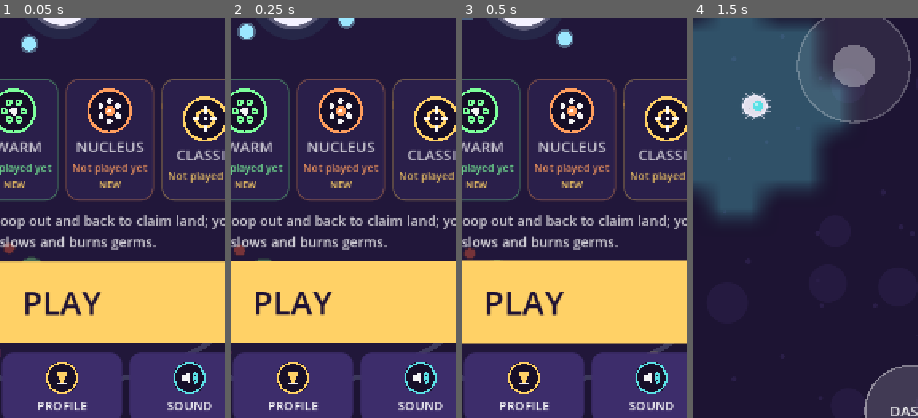
Above: before the commit, frames 1-4 (left to right).
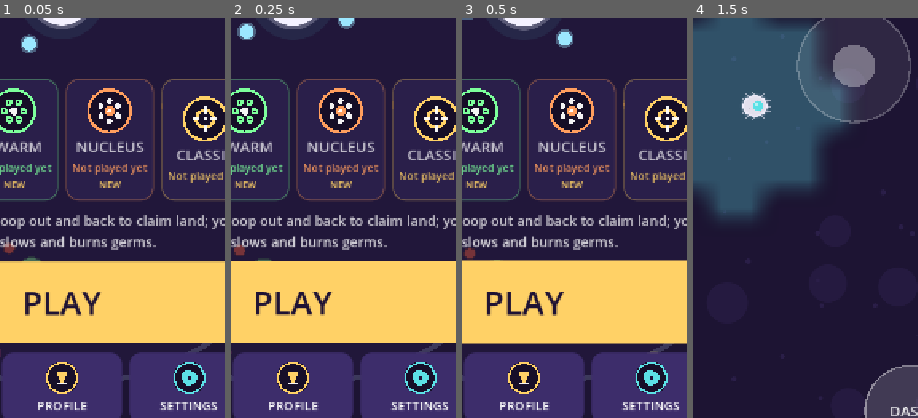
Above: after the commit, the same moments.

Repository: yousufkamran222-code/survivor-lite
Game: Godot game, scene res://scenes/main.tscn
Two runs of this game, one before a commit and one after it. Both use one fixed random seed, a clock stepped at 60 frames per second and the inputs below.
Inputs (mouse positions are % of the whole screen's width and height, from its top left):
- Up to frame 1 (0.05 s): no input
- Up to frame 2 (0.25 s): no input
- Up to frame 3 (0.5 s): no input
- Up to frame 4 (1.5 s): click "PLAY" at 0.5 s; tap Enter at 1.25 s; move the mouse to (72, 45) at 1.27 s; hold D from 1.28 s (still down); tap E at 1.35 s; click (72, 45) at 1.42 s
The pictures show only the part of the screen within x 36-86%, y 39-89%; the shares and areas given below are measured in that part.

The runs differ from the first frame. In frame 1, 0.5% of the frame differs, in the area x 70-97%, y 88-98%; in frame 2, 0.5%; in frame 3, 0.5%; in frame 4, nothing differs.

Commit message:
Polish Phase 4: generated music and a Settings screen
- Music generated by tools/build_assets.py (own RNG, sound effects
  unchanged): a calm menu loop, and the run in two synced layers; the
  drive layer (drums + bright arpeggio) fades in with intensity (run clock,
  Nucleus waves, bosses). Seamless loops, QOA-compressed on import.
- Music and SFX buses; music ducks under big sounds.
- Settings (menu tile + pause): music/effects volume, vibration, screen
  shake, frame rate (Battery 30 / 60 / Max), show FPS. Stored in
  profile.settings (no save-format change); old mute -> volumes 0.
- All vibration goes through Sfx.vibrate (respects the setting).
- Perf readout timers reset while not playing.
No gameplay change. 121 tests pass.

Co-Authored-By: Claude Opus 5.5 <noreply@anthropic.com>
Claude-Session: https://claude.ai/code/session_01Gsp3VoJ3zGpAvdK2aQa9r5

Diff:
--- a/scripts/autoload/save_service.gd
+++ b/scripts/autoload/save_service.gd
@@ -31,6 +31,25 @@
 var mode: String:
 	get: return str(profile.settings.get("mode", "infection"))
 	set(v): profile.settings["mode"] = v
+# Settings (stored in profile.settings, a free-form dict: no format change).
+var music_volume: float:
+	get: return float(profile.settings.get("music_volume", 0.7))
+	set(v): profile.settings["music_volume"] = clampf(v, 0.0, 1.0)
+var sfx_volume: float:
+	get: return float(profile.settings.get("sfx_volume", 1.0))
+	set(v): profile.settings["sfx_volume"] = clampf(v, 0.0, 1.0)
+var vibration: bool:
+	get: return bool(profile.settings.get("vibration", true))
+	set(v): profile.settings["vibration"] = v
+var shake: float:  # screen-shake strength: 0, 0.5, 1, 1.5
+	get: return float(profile.settings.get("shake", 1.0))
+	set(v): profile.settings["shake"] = v
+var fps_cap: int:  # 0 = the screen's max, else 60 or 30
+	get: return int(profile.settings.get("fps_cap", 0))
+	set(v): profile.settings["fps_cap"] = v
+var show_fps: int:  # -1 = use balance.json debug.show_perf, 0 off, 1 on
+	get: return int(profile.settings.get("show_fps", -1))
+	set(v): profile.settings["show_fps"] = v
 var runs: int:
 	get: return int(profile.stats.runs)
 var deaths: int:
--- a/scripts/autoload/sfx.gd
+++ b/scripts/autoload/sfx.gd
@@ -1,7 +1,10 @@
 extends Node
-## Sound effects (autoload "Sfx"). Sounds are generated by tools/build_assets.py
-## into assets/processed/sfx/. A small player pool plus per-sound rate limits
-## keeps big fights from turning into noise.
+## Sound effects and music (autoload "Sfx"). Everything is generated by
+## tools/build_assets.py into assets/processed/sfx/ and /music/. A small
+## player pool plus per-sound rate limits keeps big fights from turning into
+## noise. Music and effects play on their own buses ("Music", "SFX") so the
+## Settings volumes are just bus volumes. Also owns vibration (respects the
+## Vibration setting).
 
 const SOUNDS := {
 	"shoot": preload("res://assets/processed/sfx/shoot.wav"),
@@ -31,22 +34,118 @@
 const MIN_GAP_MS := {"shoot": 70, "hit": 45, "kill": 40, "kill2": 40, "pickup": 35, "chain": 80, "click": 40, "convert": 90}
 const VOLUME_DB := {"shoot": -14.0, "hit": -12.0, "kill": -9.0, "kill2": -9.0, "pickup": -13.0, "chain": -10.0}
 
+const MUSIC := {
+	"menu": preload("res://assets/processed/music/menu.wav"),
+	"run_base": preload("res://assets/processed/music/run_base.wav"),
+	"run_drive": preload("res://assets/processed/music/run_drive.wav"),
+}
+const MUSIC_DB := -8.0  # music sits under the effects
+const DUCK_DB := -7.0
+
 var _players: Array[AudioStreamPlayer] = []
 var _last := {}
 var _next := 0
+var _music_a: AudioStreamPlayer  # menu loop, or the run's base layer
+var _music_b: AudioStreamPlayer  # the run's drive layer (faded by intensity)
+var _track := ""
+var _intensity := 0.0  # target 0..1
+var _drive := 0.0  # smoothed
+var _duck := 0.0  # 0..1, decays
+var _music_bus := -1
+var _sfx_bus := -1
 
 
 func _ready() -> void:
 	process_mode = Node.PROCESS_MODE_ALWAYS
+	_music_bus = _bus("Music")
+	_sfx_bus = _bus("SFX")
 	for i in 10:
 		var p := AudioStreamPlayer.new()
+		p.bus = "SFX"
 		add_child(p)
 		_players.append(p)
+	_music_a = AudioStreamPlayer.new()
+	_music_b = AudioStreamPlayer.new()
+	for m in [_music_a, _music_b]:
+		m.bus = "Music"
+		add_child(m)
+	apply_settings()
+
+
+func _bus(bus_name: String) -> int:
+	var i := AudioServer.get_bus_index(bus_name)
+	if i < 0:
+		AudioServer.add_bus()
+		i = AudioServer.bus_count - 1
+		AudioServer.set_bus_name(i, bus_name)
+		AudioServer.set_bus_send(i, "Master")
+	return i
+
+
+## Re-reads the Settings volumes (0..1) and the mute flag.
+func apply_settings() -> void:
+	AudioServer.set_bus_volume_db(_sfx_bus, linear_to_db(maxf(Save.sfx_volume, 0.0001)))
+	AudioServer.set_bus_mute(_sfx_bus, Save.muted or Save.sfx_volume <= 0.001)
+	AudioServer.set_bus_mute(_music_bus, Save.muted or Save.music_volume <= 0.001)
+	_apply_music_volume()
+
+
+func _apply_music_volume() -> void:
+	var v := linear_to_db(maxf(Save.music_volume, 0.0001)) + MUSIC_DB + DUCK_DB * _duck
+	AudioServer.set_bus_volume_db(_music_bus, v)
+
+
+## "menu" or "run" (two synced layers); "" stops the music.
+func play_music(track: String) -> void:
+	if track == _track:
+		return
+	_track = track
+	_music_a.stop()
+	_music_b.stop()
+	match track:
+		"menu":
+			_music_a.stream = MUSIC.menu
+			_music_a.volume_db = 0.0
+			_music_a.play()
+		"run":
+			_music_a.stream = MUSIC.run_base
+			_music_b.stream = MUSIC.run_drive
+			_music_a.volume_db = 0.0
+			_drive = 0.0
+			_music_b.volume_db = -60.0
+			_music_a.play()
+			_music_b.play()  # same length and tempo: they stay in sync
+
+
+## How intense the run is right now (0..1): fades the drive layer in.
+func set_intensity(x: float) -> void:
+	_intensity = clampf(x, 0.0, 1.0)
+
+
+## Briefly dips the music under a big sound (boss, bomb, death, ...).
+func duck() -> void:
+	_duck = 1.0
+
+
+func _process(delta: float) -> void:
+	if _track == "run":
+		_drive = move_toward(_drive, _intensity, delta * 0.5)
+		_music_b.volume_db = linear_to_db(maxf(_drive, 0.001))
+	if _duck > 0.0:
+		_duck = maxf(0.0, _duck - delta * 2.5)
+		_apply_music_volume()
+
+
+func vibrate(ms: int) -> void:
+	if Save.vibration:
+		Input.vibrate_handheld(ms)
 
 
 func play(name: String, pitch_jitter: float = 0.08, pitch: float = 1.0) -> void:
 	if Save.muted or not SOUNDS.has(name):
 		return
+	if name in ["boss", "bomb", "death", "evolve"]:
+		duck()
 	var now := Time.get_ticks_msec()
 	if now - int(_last.get(name, -100000)) < int(MIN_GAP_MS.get(name, 0)):
 		return
--- a/scripts/game/main.gd
+++ b/scripts/game/main.gd
@@ -110,6 +110,14 @@
 	_results = UiKit.overlay(ui_root)
 	_pause = UiKit.overlay(ui_root)
 	_chest = UiKit.overlay(ui_root, 0.8)
+	if Save.muted:
+		# The old SOUND button was a mute toggle; the Settings sliders replace
+		# it, so carry "muted" over as both volumes at 0 (visible, fixable).
+		Save.muted = false
+		Save.music_volume = 0.0
+		Save.sfx_volume = 0.0
+		Save.write()
+	_apply_settings()
 	_victory = UiKit.overlay(ui_root, 0.8)
 	_show_menu()
 
@@ -209,6 +217,10 @@
 ## steps (which made slow frames slower: the "spiral").
 func _process(delta: float) -> void:
 	if screen != "playing" or world == null:
+		# Not stepping: drop the CPU timers so the perf readout stays honest.
+		view.cpu_ms = 0.0
+		hud.cpu_ms = 0.0
+		SpriteBatch.draw_ms = 0.0
 		return
 	if hitstop > 0.0:
 		hitstop -= delta
@@ -225,6 +237,7 @@
 	_handle_events(world.events)
 	view.consume(world.events)
 	world.events.clear()
+	Sfx.set_intensity(_music_intensity())
 	view.cpu_ms += SpriteBatch.draw_ms  # batched sprite layers count as view too
 	SpriteBatch.draw_ms = 0.0
 	hud.view_ms = lerpf(hud.view_ms, view.cpu_ms, 0.1)
@@ -268,7 +281,7 @@
 			"hurt":
 				Sfx.play("hurt")
 				hitstop = maxf(hitstop, float(bal.juice.hitstop_hurt_s))
-				Input.vibrate_handheld(40)
+				Sfx.vibrate(40)
 			"level_gained":
 				Sfx.play("level_up", 0.0)
 				hud.notice("LEVEL %d  +1 upgrade" % ev.level)
@@ -286,12 +299,12 @@
 				Analytics.event("boss_killed", {"t": int(world.time)})
 			"death":
 				Sfx.play("death", 0.0)
-				Input.vibrate_handheld(200)
+				Sfx.vibrate(200)
 			"dash":
 				Sfx.play("dash")
 			"claim":
 				Sfx.play("claim", 0.05)
-				Input.vibrate_handheld(30)
+				Sfx.vibrate(30)
 				if ev.tiles >= 25:
 					hud.toast("CLAIMED +%d%%" % maxi(1, roundi(float(ev.tiles) / world.terr.dish_count * 100.0)), pal.player_nucleus, 1.2)
 			"convert":
@@ -309,7 +322,7 @@
 				hud.toast("ELITE GERM!", hud.elite_color, 1.8)
 			"elite_killed":
 				Sfx.play("boss", 0.1)
-				Input.vibrate_handheld(60)
+				Sfx.vibrate(60)
 				hitstop = maxf(hitstop, float(bal.juice.get("hitstop_elite_s", 0.0)))
 			"evolution_ready":
 				hud.toast("EVOLUTION READY", pal.ui_accent, 2.4)
@@ -317,7 +330,7 @@
 			"wave_start":
 				if ev.boss:
 					Sfx.play("boss", 0.0)
-					Input.vibrate_handheld(120)
+					Sfx.vibrate(120)
 					view.add_shake(10.0)
 					hud.toast("MOTHER CELL!", pal.player_hurt, 2.2)
 				else:
@@ -335,12 +348,12 @@
 				Sfx.play("hurt", 0.2, 0.7)
 			"tower_built", "tower_upgraded":
 				Sfx.play("upgrade", 0.0, 1.0 + 0.08 * ev.level)
-				Input.vibrate_handheld(40)
+				Sfx.vibrate(40)
 				hud.toast("%s %s" % [str(ev.name).to_upper(), "BUILT" if ev.type == "tower_built" else "LV %d" % ev.level], GameData.color(ev.color), 1.4)
 				Analytics.event("tower_build", {"level": ev.level, "wave": world.wave})
 			"player_down":
 				Sfx.play("death", 0.0)
-				Input.vibrate_handheld(200)
+				Sfx.vibrate(200)
 			"respawn":
 				Sfx.play("heal", 0.0)
 			"pickup_item":
@@ -354,8 +367,20 @@
 					"bomb":
 						Sfx.play("bomb", 0.0)
 						hud.toast("BOOM!", pal.enemy_shot, 1.2)
-						Input.vibrate_handheld(120)
+						Sfx.vibrate(120)
 				Analytics.event("pickup", {"kind": ev.kind, "t": int(world.time)})
+
+
+## How hard the run is pushing right now (fades the music's drive layer in):
+## the clock in timed modes, the waves in Nucleus, full for bosses.
+func _music_intensity() -> float:
+	if world.boss_index >= 0 or world.free_mode:
+		return 1.0
+	if world.def_on:
+		if world.wave_state == "breather":
+			return 0.15
+		return 0.35 + 0.65 * float(world.wave) / maxf(world.wave_count, 1)
+	return clampf(world.time / (world.run_length * 0.7), 0.15, 1.0)
 
 
 ## Kill sound climbs in pitch while kills keep chaining (cosmetic streak;
@@ -370,7 +395,7 @@
 	hud.set_streak(_streak)
 	if _streak in [25, 50, 100, 200, 400]:
 		Sfx.play("chest", 0.0, 1.1)
-		Input.vibrate_handheld(30)
+		Sfx.vibrate(30)
 
 
 func _start_run() -> void:
@@ -380,6 +405,8 @@
 	hud.world = world
 	hitstop = 0.0
 	_slowmo = 0.0
+	Sfx.play_music("run")
+	Sfx.set_intensity(0.0)
 	_streak = 0
 	hud.set_streak(0)
 	Analytics.event("run_start", {"run": Save.runs + 1, "mode": _current_mode().id})
@@ -393,11 +420,7 @@
 
 func _set_screen(s: String) -> void:
 	screen = s
-	# Battery: only gameplay runs at the screen's full rate (90/120 Hz).
-	# Menus and pickers still animate smoothly at 60; pause barely moves.
-	Engine.max_fps = int(bal.perf.get("menu_max_fps", 60)) if s != "playing" else 0
-	if s == "paused":
-		Engine.max_fps = int(bal.perf.get("pause_max_fps", 30))
+	_apply_fps()
 	var in_run := s in ["playing", "levelup", "chest", "dead", "paused", "defense_won"]
 	hud.visible = in_run
 	pause_btn.visible = s == "playing"
@@ -406,6 +429,27 @@
 		_release_stick()
 
 
+## Battery: gameplay runs at the Frame rate setting (Max = the screen's
+## full 90/120 Hz); menus and pickers at most 60; pause barely moves.
+func _apply_fps() -> void:
+	var cap := Save.fps_cap  # 0 = max
+	var limit := cap
+	if screen == "paused":
+		limit = int(bal.perf.get("pause_max_fps", 30))
+	elif screen != "playing":
+		var menu_cap := int(bal.perf.get("menu_max_fps", 60))
+		limit = menu_cap if cap == 0 else mini(cap, menu_cap)
+	Engine.max_fps = limit
+
+
+## Re-applies everything the Settings screen controls.
+func _apply_settings() -> void:
+	Sfx.apply_settings()
+	hud.show_perf = Save.show_fps == 1 or (Save.show_fps == -1 and bool(bal.get("debug", {}).get("show_perf", false)))
+	view.shake_setting = Save.shake
+	_apply_fps()
+
+
 func _hide_all() -> void:
 	for o in [_menu, _levelup, _dead, _results, _pause, _chest, _victory]:
 		o[0].visible = false
@@ -414,6 +458,7 @@
 # ------------------------------------------------------------------- menu
 
 func _show_menu() -> void:
+	Sfx.play_music("menu")
 	_hide_all()
 	_set_screen("menu")
 	_menu_bg.visible = true
@@ -469,7 +514,7 @@
 	bottom.add_theme_constant_override("separation", 12)
 	bottom.add_child(_tile_button("gold", pal.ui_accent, "UPGRADES", _show_shop))
 	bottom.add_child(_tile_button("trophy", pal.ui_accent, "PROFILE", _show_profile))
-	bottom.add_child(_tile_button("sound_off" if Save.muted else "sound_on", pal.player_nucleus, "SOUND", _toggle_mute))
+	bottom.add_child(_tile_button("settings", pal.player_nucleus, "SETTINGS", _show_settings))
 	col.add_child(bottom)
 	# The build label doubles as the hidden benchmark trigger (tap 5 times).
 	var build := UiKit.label(_build_label(), 16, Color(pal.text, 0.35))
@@ -672,12 +717,6 @@
 	return float(bal.run_length_s)
 
 
-func _toggle_mute() -> void:
-	Save.muted = not Save.muted
-	Save.write()
-	_show_menu()
-
-
 # --------------------------------------------------------------- level-up
 
 func _show_levelup() -> void:
@@ -738,7 +777,7 @@
 	_set_screen("chest")
 	var rewards: Array = world.chest_rewards.duplicate()
 	Sfx.play("chest", 0.0)
-	Input.vibrate_handheld(50)
+	Sfx.vibrate(50)
 	Analytics.event("chest_open", {"items": rewards.size(), "t": int(world.time)})
 	var col: VBoxContainer = _chest[1]
 	UiKit.clear(col)
@@ -809,7 +848,7 @@
 		slots[k].add_theme_font_size_override("font_size", 40 if evo else 32)
 		if evo:
 			Sfx.play("evolve", 0.0)
-			Input.vibrate_handheld(150)
+			Sfx.vibrate(150)
 			view.add_shake(14.0)
 			Analytics.event("evolution", {"id": r.id, "t": int(world.time)})
 		else:
@@ -969,12 +1008,33 @@
 	if screen != "playing":
 		return
 	_set_screen("paused")
+	Sfx.set_intensity(0.0)
+	_build_pause()
+
+
+func _build_pause() -> void:
 	var col: VBoxContainer = _pause[1]
 	UiKit.clear(col)
 	col.add_child(UiKit.label("PAUSED", 56, pal.ui_accent))
 	col.add_child(UiKit.button("RESUME", _resume, 120))
+	col.add_child(UiKit.button("SETTINGS", func() -> void:
+		UiKit.clear(col)
+		col.add_child(_settings_screen(_build_pause)), 90))
 	col.add_child(UiKit.button("Quit run", func() -> void: _show_results(false), 80))
 	_pause[0].visible = true
+
+
+func _settings_screen(back: Callable) -> SettingsScreen:
+	var st := SettingsScreen.new()
+	st.setup(pal, _apply_settings, back, bool(bal.get("debug", {}).get("show_perf", false)))
+	return st
+
+
+func _show_settings() -> void:
+	_menu_bg.show_hero = false
+	var col: VBoxContainer = _menu[1]
+	UiKit.clear(col)
+	col.add_child(_settings_screen(_show_menu))
 
 
 func _resume() -> void:
@@ -991,7 +1051,7 @@
 		_countdown = n
 		if n >= 1 and n <= 3:
 			Sfx.play("click", 0.0, 1.6 - 0.15 * n)
-			Input.vibrate_handheld(15)
+			Sfx.vibrate(15)
 
 
 ## Tower bar tap (or keys 1-4): build on the empty pad you're standing on.
@@ -999,14 +1059,14 @@
 func _build_tower(t: int) -> void:
 	if not world.build_tower(t):
 		Sfx.play("deny", 0.0)
-		Input.vibrate_handheld(25)
+		Sfx.vibrate(25)
 
 
 ## Wave 12 cleared: take the win or keep going into endless waves.
 func _show_defense_won() -> void:
 	_set_screen("defense_won")
 	Sfx.play("evolve", 0.0)
-	Input.vibrate_handheld(150)
+	Sfx.vibrate(150)
 	var col: VBoxContainer = _victory[1]
 	UiKit.clear(col)
 	var head := UiKit.label("NUCLEUS DEFENDED!", 56, pal.ui_accent)
--- a/scripts/game/world_view.gd
+++ b/scripts/game/world_view.gd
@@ -49,6 +49,7 @@
 var _num_by_uid := {}  # enemy uid -> its live damage number (merging)
 var _sparks_left := 0  # hit sparks still allowed this frame
 var _shake_t := 0.0
+var shake_setting := 1.0  # Settings → Screen shake (0, 0.5, 1, 1.5)
 var _cell_tex: Texture2D
 var _disc_tex: Texture2D
 var _face := 0.0  # smoothed facing angle (visual only; World's aim snaps)
@@ -272,7 +273,7 @@
 	shake = maxf(0.0, shake - float(juice.shake_decay) * delta)
 	_shake_t += delta
 	var off := Vector2(sin(_shake_t * 47.0) * 0.6 + sin(_shake_t * 21.0 + 1.7) * 0.4,
-		cos(_shake_t * 43.0) * 0.6 + sin(_shake_t * 19.0 + 0.4) * 0.4) * shake * float(juice.get("shake_mult", 1.0))
+		cos(_shake_t * 43.0) * 0.6 + sin(_shake_t * 19.0 + 0.4) * 0.4) * shake * float(juice.get("shake_mult", 1.0)) * shake_setting
 	cam.position = (world.core_pos if world.p_down > 0.0 else world.p_pos) + off
 	var vp := get_viewport_rect().size
 	var view := Rect2(cam.position - vp / 2.0, vp).grow(80)
--- a/scripts/ui/icon_art.gd
+++ b/scripts/ui/icon_art.gd
@@ -152,6 +152,14 @@
 			for d in [Vector2.UP, Vector2.DOWN, Vector2.LEFT, Vector2.RIGHT]:
 				ci.draw_line(c + d * k * 0.45, c + d * k * 1.0, w, lw)
 			ci.draw_circle(c, k * 0.14, w)
+		"settings":
+			# A cog: ring with teeth and a hole.
+			for t in 8:
+				var a := TAU * t / 8.0
+				var d := Vector2(cos(a), sin(a))
+				ci.draw_line(c + d * k * 0.45, c + d * k * 0.88, col, lw * 2.2)
+			ci.draw_circle(c, k * 0.62, col)
+			ci.draw_circle(c, k * 0.26, Color(0.12, 0.08, 0.22))
 		"trophy":
 			ci.draw_colored_polygon(PackedVector2Array([c + Vector2(-k * 0.6, -k * 0.75), c + Vector2(k * 0.6, -k * 0.75), c + Vector2(k * 0.4, -k * 0.05), c + Vector2(-k * 0.4, -k * 0.05)]), col)
 			ci.draw_circle(c + Vector2(0, -k * 0.1), k * 0.4, col)
--- a/scripts/ui/meta_shop.gd
+++ b/scripts/ui/meta_shop.gd
@@ -343,7 +343,7 @@
 	if spent <= 0:
 		# Can't afford: a soft "nope" and a head-shake.
 		Sfx.play("deny", 0.0)
-		Input.vibrate_handheld(25)
+		Sfx.vibrate(25)
 		var x0 := b.position.x
 		var tw := b.create_tween()
 		for dx in [14.0, -12.0, 8.0, -5.0, 0.0]:
@@ -355,10 +355,10 @@
 	Analytics.event("meta_buy", {"id": m.id, "level": lv})
 	if maxed:
 		Sfx.play("evolve", 0.0)
-		Input.vibrate_handheld(120)
+		Sfx.vibrate(120)
 	else:
 		Sfx.play("upgrade", 0.0, 1.0 + 0.035 * lv)
-		Input.vibrate_handheld(35)
+		Sfx.vibrate(35)
 	_fill_popup(lv - 1)
 	_tween_gold(gold_before, Save.gold)
 	# Let the rebuilt popup lay out (containers sort a frame late).
--- /dev/null
+++ b/scripts/ui/settings_screen.gd
@@ -0,0 +1,140 @@
+class_name SettingsScreen
+extends VBoxContainer
+## Settings (from the main menu and the pause screen): music and effects
+## volume, vibration, screen shake, frame rate and the FPS readout. Values
+## live in Save (profile.settings) and apply immediately through `on_change`;
+## they're written to disk when the screen closes.
+
+var pal: Dictionary
+var on_change: Callable  # Main re-applies settings (fps cap, shake, fps readout)
+var on_back: Callable
+var debug_fps_default := false
+
+
+func setup(palette: Dictionary, changed: Callable, back: Callable, fps_default: bool) -> void:
+	pal = palette
+	on_change = changed
+	on_back = back
+	debug_fps_default = fps_default
+	custom_minimum_size = Vector2(600, 0)
+	add_theme_constant_override("separation", 16)
+	_build()
+
+
+func _build() -> void:
+	UiKit.clear(self)
+	add_child(UiKit.label("SETTINGS", 52, pal.ui_accent))
+	add_child(_slider_row("Music", Save.music_volume, func(v: float) -> void:
+		Save.music_volume = v
+		Sfx.apply_settings()))
+	add_child(_slider_row("Effects", Save.sfx_volume, func(v: float) -> void:
+		Save.sfx_volume = v
+		Sfx.apply_settings()
+		Sfx.play("pickup", 0.0)))
+	add_child(_choice_row("Vibration", ["Off", "On"], 1 if Save.vibration else 0, func(i: int) -> void:
+		Save.vibration = i == 1
+		Sfx.vibrate(40)))
+	var shakes := [0.0, 0.5, 1.0, 1.5]
+	add_child(_choice_row("Screen shake", ["Off", "Low", "Normal", "High"], maxi(shakes.find(Save.shake), 0), func(i: int) -> void:
+		Save.shake = shakes[i]))
+	var caps := [30, 60, 0]
+	add_child(_choice_row("Frame rate", ["Battery 30", "60", "Max"], maxi(caps.find(Save.fps_cap), 0), func(i: int) -> void:
+		Save.fps_cap = caps[i]))
+	var fps_on := Save.show_fps == 1 or (Save.show_fps == -1 and debug_fps_default)
+	add_child(_choice_row("Show FPS", ["Off", "On"], 1 if fps_on else 0, func(i: int) -> void:
+		Save.show_fps = i))
+	add_child(UiKit.label("Max uses your screen's full refresh rate (smoothest). Battery 30 saves the most power.", 19, Color(pal.text, 0.55)))
+	add_child(UiKit.button("BACK", func() -> void:
+		Save.write()
+		on_back.call(), 90))
+
+
+func _row_label(text: String) -> Label:
+	var l := UiKit.label(text, 26, pal.text)
+	l.horizontal_alignment = HORIZONTAL_ALIGNMENT_LEFT
+	l.autowrap_mode = TextServer.AUTOWRAP_OFF
+	l.custom_minimum_size = Vector2(190, 0)
+	return l
+
+
+func _slider_row(text: String, value: float, set_value: Callable) -> Control:
+	var h := HBoxContainer.new()
+	h.add_theme_constant_override("separation", 14)
+	h.add_child(_row_label(text))
+	var s := HSlider.new()
+	s.min_value = 0.0
+	s.max_value = 1.0
+	s.step = 0.05
+	s.value = value
+	s.size_flags_horizontal = Control.SIZE_EXPAND_FILL
+	s.size_flags_vertical = Control.SIZE_SHRINK_CENTER
+	s.custom_minimum_size = Vector2(0, 56)
+	var track := StyleBoxFlat.new()
+	track.bg_color = Color(1, 1, 1, 0.15)
+	track.set_corner_radius_all(8)
+	track.content_margin_top = 8
+	track.content_margin_bottom = 8
+	var fill := track.duplicate()
+	fill.bg_color = pal.ui_accent
+	s.add_theme_stylebox_override("slider", track)
+	s.add_theme_stylebox_override("grabber_area", fill)
+	s.add_theme_stylebox_override("grabber_area_highlight", fill)
+	var knob := ImageTexture.create_from_image(_knob_image(40, Color.WHITE))
+	s.add_theme_icon_override("grabber", knob)
+	s.add_theme_icon_override("grabber_highlight", knob)
+	var pct := UiKit.label("%d%%" % roundi(value * 100.0), 22, Color(pal.text, 0.7))
+	pct.autowrap_mode = TextServer.AUTOWRAP_OFF
+	pct.custom_minimum_size = Vector2(70, 0)
+	s.value_changed.connect(func(v: float) -> void:
+		pct.text = "%d%%" % roundi(v * 100.0)
+		set_value.call(v)
+		on_change.call())
+	h.add_child(s)
+	h.add_child(pct)
+	return h
+
+
+func _choice_row(text: String, options: Array, selected: int, pick: Callable) -> Control:
+	var v := VBoxContainer.new()
+	v.add_theme_constant_override("separation", 6)
+	v.add_child(_row_label(text))
+	var h := HBoxContainer.new()
+	h.add_theme_constant_override("separation", 8)
+	var buttons: Array[Button] = []
+	for i in options.size():
+		var b := Button.new()
+		b.text = str(options[i])
+		b.custom_minimum_size = Vector2(0, 64)
+		b.size_flags_horizontal = Control.SIZE_EXPAND_FILL
+		b.add_theme_font_size_override("font_size", 22)
+		b.focus_mode = Control.FOCUS_NONE
+		buttons.append(b)
+		h.add_child(b)
+	var paint := func(sel: int) -> void:
+		for k in buttons.size():
+			var on := k == sel
+			var sb := UiKit._box(pal.ui_accent if on else Color("#3d2d6b"), 14, 8)
+			for st in ["normal", "hover", "pressed"]:
+				buttons[k].add_theme_stylebox_override(st, sb)
+			var fc: Color = Color(0.12, 0.07, 0.2) if on else pal.text
+			for c in ["font_color", "font_hover_color", "font_pressed_color"]:
+				buttons[k].add_theme_color_override(c, fc)
+	paint.call(selected)
+	for i in buttons.size():
+		buttons[i].pressed.connect(func() -> void:
+			Sfx.play("click", 0.0)
+			paint.call(i)
+			pick.call(i)
+			on_change.call())
+	v.add_child(h)
+	return v
+
+
+static func _knob_image(size: int, c: Color) -> Image:
+	var img := Image.create(size, size, false, Image.FORMAT_RGBA8)
+	var h := size / 2.0
+	for y in size:
+		for x in size:
+			var d := Vector2(x + 0.5 - h, y + 0.5 - h).length()
+			img.set_pixel(x, y, Color(c, clampf(h - 1.0 - d, 0.0, 1.0)))
+	return img
Not shown, added: assets/processed/music/menu.wav.import
Not shown, added: assets/processed/music/run_base.wav.import
Not shown, added: assets/processed/music/run_drive.wav.import
Not shown, added: scripts/ui/settings_screen.gd.uid
Not shown, added: assets/processed/music/menu.wav
Not shown, added: assets/processed/music/run_base.wav
Not shown, added: assets/processed/music/run_drive.wav
Not shown, changed: docs/PIPELINE.md
Not shown, changed: docs/POLISH_PLAN.md
